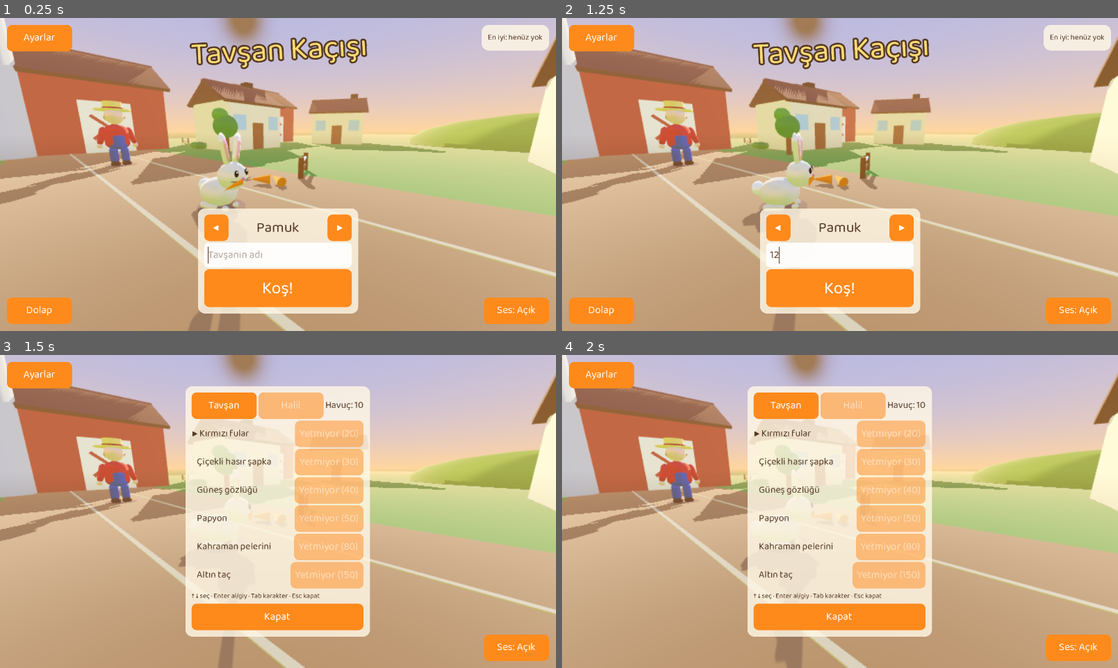
Above: before the commit, frames 1-4 (two rows, left to right).
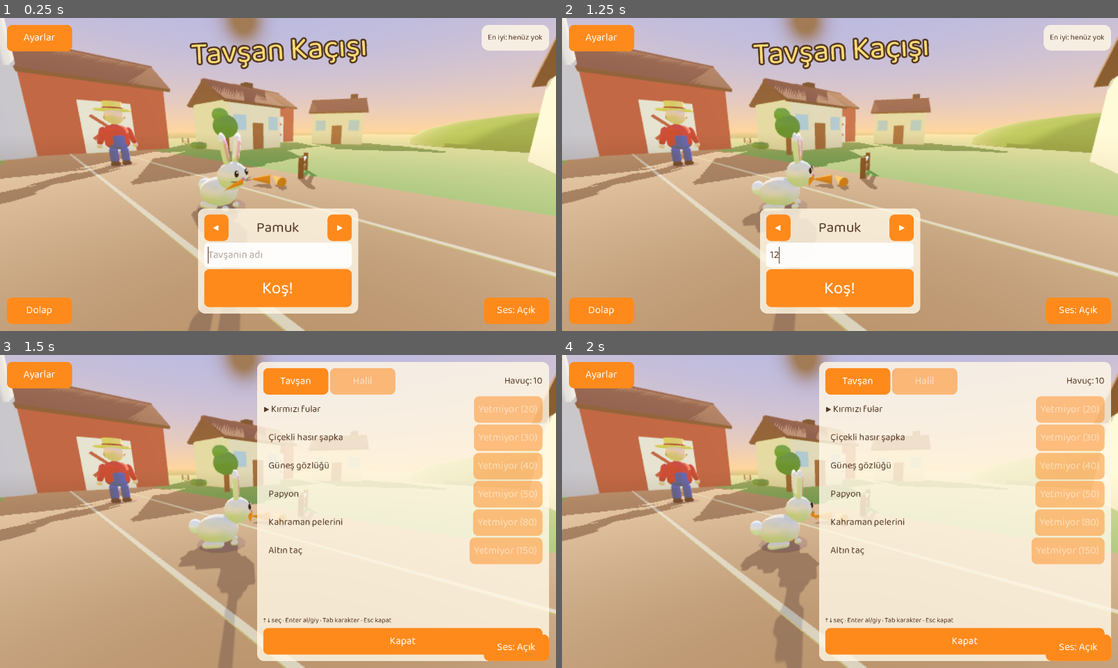
Above: after the commit, the same moments.

Repository: spambotuu3-pixel/tavsan-kacisi
Game: Godot game, scene res://main.tscn
Two runs of this game, one before a commit and one after it. Both use one fixed random seed, a clock stepped at 60 frames per second and the inputs below.
Inputs (mouse positions are in pixels of both pictures, inside the frame that each line leads up to):
- Up to frame 1 (0.25 s): no input
- Up to frame 2 (1.25 s): click (840, 255) at 0.52 s; type "12" at 0.6 s
- Up to frame 3 (1.5 s): click "Dolap" at 1.25 s
- Up to frame 4 (2 s): no input

Frames 1-2 are identical in both runs. In frame 3, 53% of the frame differs, in the area x 33-99%, y 2-98%; in frame 4, 53%.

Commit message:
Dolap düzeni: panel sağda, kayan liste, Halil önizleme kamerası
Co-Authored-By: Claude Sonnet 5.5 <noreply@anthropic.com>

Diff:
--- a/oyun/dolap.gd
+++ b/oyun/dolap.gd
@@ -147,6 +147,8 @@
 
 var st: Dictionary
 var cat: Dictionary
+const PANEL_LEFT := 0.45  # panel ekranın sağ yarısında (Tasarımcı ayarlar)
+const PANEL_GAP := 16.0
 var who := "tavsan"
 var sel := 0
 var rows: VBoxContainer
@@ -157,13 +159,15 @@
 func setup(state: Dictionary, catalog: Dictionary, th: Theme) -> void:
 	st = state
 	cat = catalog
-	var c := CenterContainer.new()
-	c.theme = th
-	c.set_anchors_preset(Control.PRESET_FULL_RECT)
-	c.mouse_filter = Control.MOUSE_FILTER_IGNORE
-	add_child(c)
-	var pc := PanelContainer.new()
-	c.add_child(pc)
+	var pc := PanelContainer.new()  # sağ yarıda: önizlenen karakter solda açık kalsın
+	pc.theme = th
+	pc.set_anchors_preset(Control.PRESET_RIGHT_WIDE)
+	pc.anchor_left = PANEL_LEFT
+	pc.offset_left = PANEL_GAP
+	pc.offset_top = PANEL_GAP
+	pc.offset_right = -PANEL_GAP
+	pc.offset_bottom = -PANEL_GAP
+	add_child(pc)
 	var col := VBoxContainer.new()
 	pc.add_child(col)
 	var top := HBoxContainer.new()
@@ -175,8 +179,13 @@
 	money.size_flags_horizontal = Control.SIZE_EXPAND_FILL
 	money.horizontal_alignment = HORIZONTAL_ALIGNMENT_RIGHT
 	top.add_child(money)
+	var scroll := ScrollContainer.new()  # telefonda (390 px) 6 satır sığmaz: liste kayar
+	scroll.size_flags_vertical = Control.SIZE_EXPAND_FILL
+	scroll.horizontal_scroll_mode = ScrollContainer.SCROLL_MODE_DISABLED
+	col.add_child(scroll)
 	rows = VBoxContainer.new()
-	col.add_child(rows)
+	rows.size_flags_horizontal = Control.SIZE_EXPAND_FILL
+	scroll.add_child(rows)
 	var hint := Label.new()
 	hint.text = "↑ ↓ seç · Enter al/giy · Tab karakter · Esc kapat"
 	hint.add_theme_font_size_override("font_size", 16)
--- a/oyun/main.gd
+++ b/oyun/main.gd
@@ -11,8 +11,8 @@
 		["yumurta", M.EGG_WHITE, Vector3(0.3, 0.4, 0.3), "s"], ["lahana", M.CABBAGE_LIGHT, Vector3(0.55, 0.5, 0.55), "s"]]  # [ad, renk, boyut, şekil]; etki ada göre
 const Secim := preload("res://secim.gd")
 const Dolap := preload("res://dolap.gd")  # kıyafet dolabı ve havuç cüzdanı
-const MENU_HALIL_CAM := Vector3(1.4, 0.5, -3.2)  # dolapta Halil önizlemesi, Halil'e göre (Tasarımcı ayarlar)
-const MENU_HALIL_LOOK := Vector3(0, 0.3, 0)
+const MENU_HALIL_CAM := Vector3(1.6, 0.7, -4.0)  # dolapta Halil önizlemesi, Halil'e göre (Tasarımcı ayarlar)
+const MENU_HALIL_LOOK := Vector3(-1.6, 0.25, 0)  # Halil solda, dolap paneli sağda (ekransız ölçüm: örtüşme %0, boy %45)
 const Ses := preload("res://ses.gd")  # kodla üretilen sesler
 
 # Menü ve Bölüm 1 (PLAN-karakter-secimi.md, PLAN-bolum1.md)
Not shown, changed: docs/index.pck
